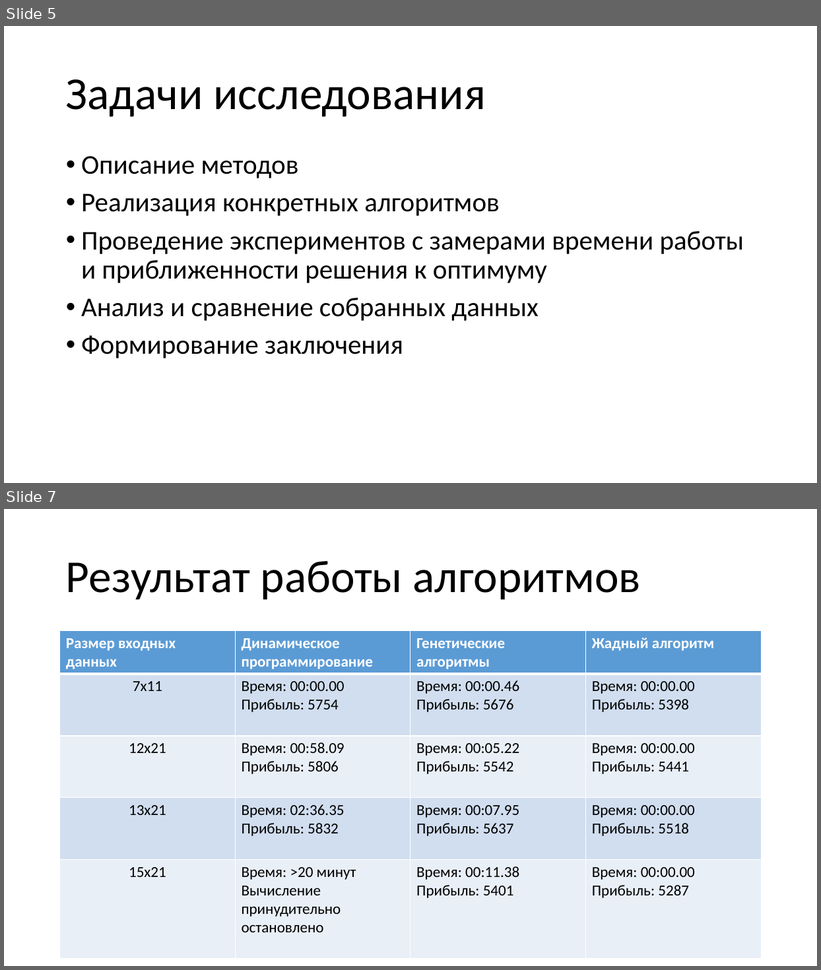
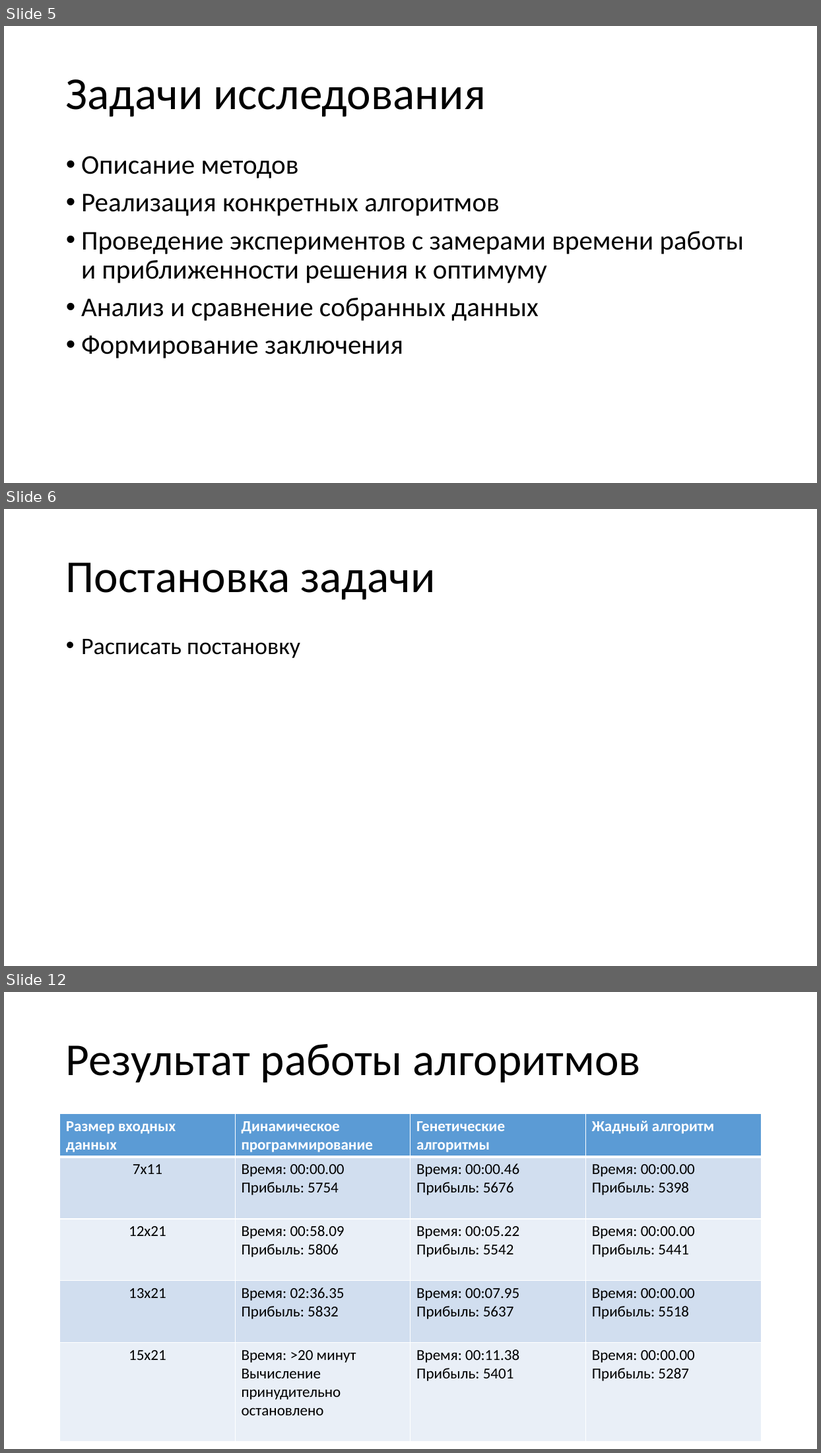
Before and after one commit to Danilews/Backpack, a slide deck: Backpack_plus_remaster/Дипломная работа.pptx. Shown one above the other, each under a label of ours: slides 5 and 7 before the commit, slides 5, 6 and 12 after it; the slides between them are not shown. The pictures are 821x970 and 821x1453 pixels, drawn with LibreOffice and Linux fonts; fonts in the diff are those of the drawing. Boxes give left, top, right and bottom in pixels: in the first picture for what was removed or moved away, otherwise in the second. Text is boxed around its words. In the diff, an @@ line names an element or a change of style, - is before the commit and + after.

```diff
--- a/Backpack_plus_remaster/Дипломная работа.pptx
+++ b/Backpack_plus_remaster/Дипломная работа.pptx
@@ slide 6 added at box(4, 509, 817, 966), background #FFFFFF @@
@@ title added at box(66, 562, 435, 600), 54 pt, text #000000 @@
+Постановка задачи
@@ text added at box(81, 639, 300, 658), 28 pt, text #000000 @@
+• Расписать постановку
@@ what was slide 7 is now slide 12 @@
```
Also in this commit, not shown: 1 slide changed, 6 other slides added, 1 slide removed, 6 other files.
